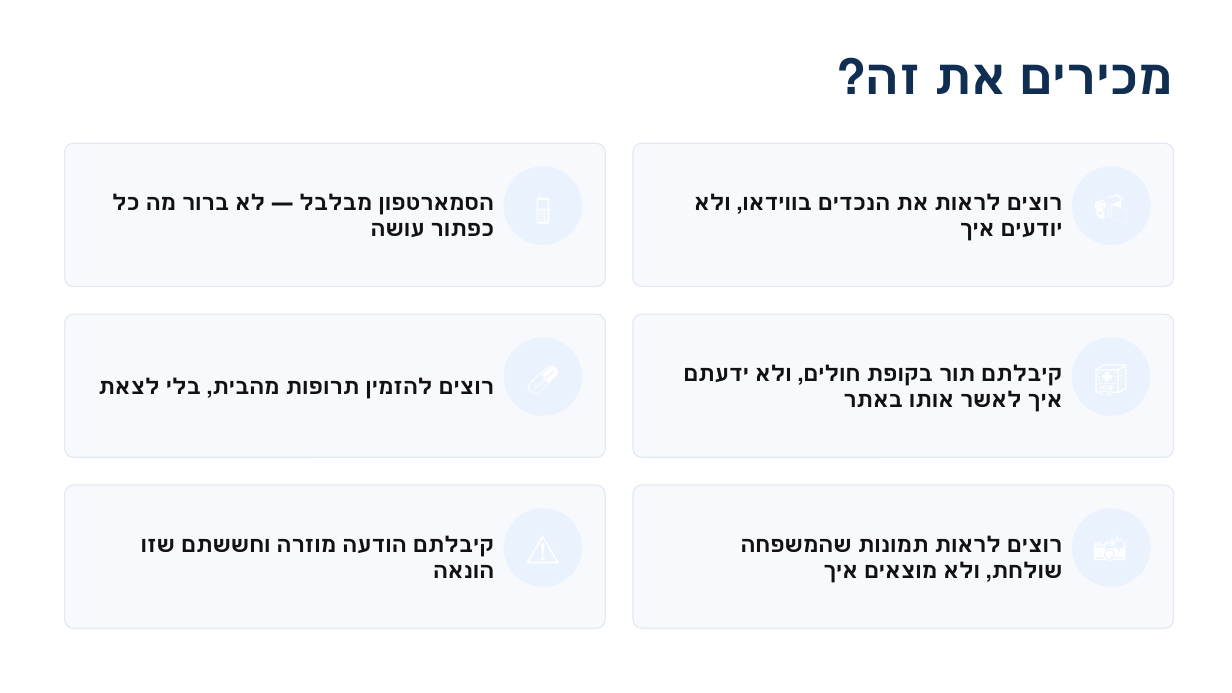
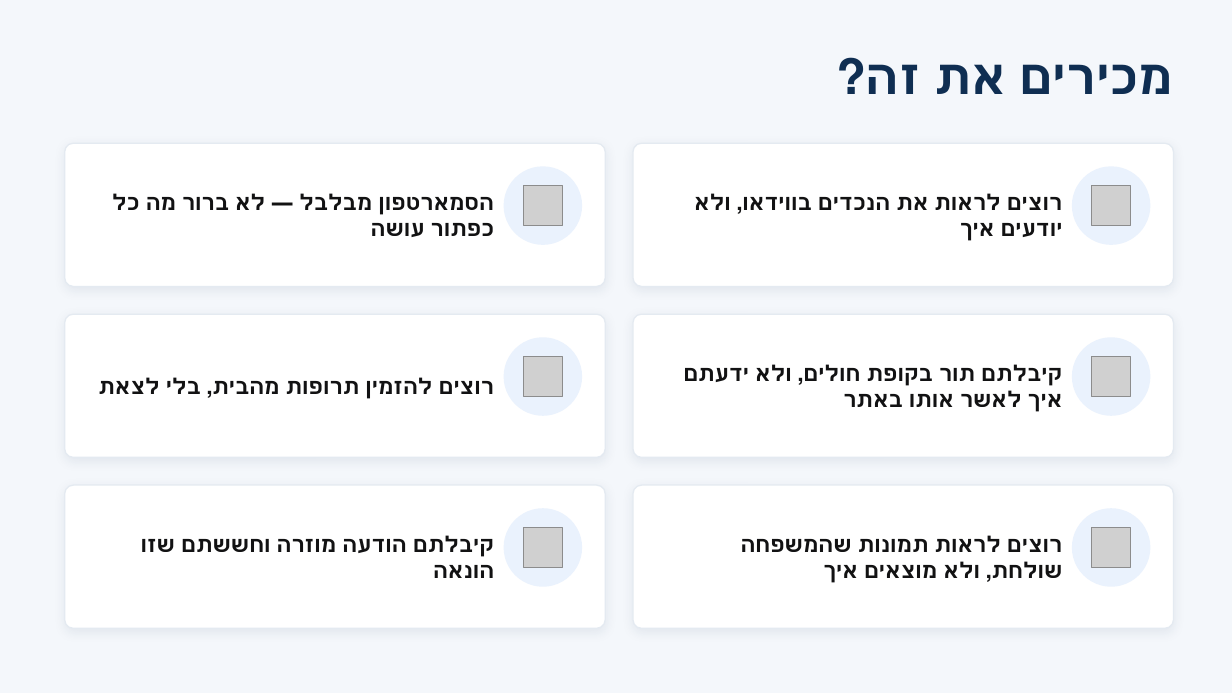
Before and after one commit to danaleeskunik/DanaTech, a slide deck: slide 2 of מצגת-טק-בגובה-העיניים.pptx. Drawn at 1232x693 pixels with LibreOffice and Linux fonts; fonts in the diff are those of the drawing; grey boxes stand for pictures. Boxes give left, top, right and bottom in pixels: in the first picture for what was removed or moved away, otherwise in the second. Text is boxed around its words. In the diff, an @@ line names an element or a change of style, - is before the commit and + after.

```diff
--- a/מצגת-טק-בגובה-העיניים.pptx
+++ b/מצגת-טק-בגובה-העיניים.pptx
@@ background #FFFFFF to #F4F7FB @@
@@ text in ellipse at box(504, 166, 582, 245): text removed @@
-📱
@@ text in ellipse at box(1072, 166, 1151, 245): text removed @@
-📹
@@ picture added at box(523, 186, 562, 225) @@
@@ picture added at box(1092, 186, 1130, 225) @@
@@ text in ellipse at box(504, 337, 582, 416): text removed @@
-💊
@@ picture added at box(523, 357, 562, 396) @@
@@ text in ellipse at box(1072, 337, 1151, 416): text removed @@
-🏥
@@ picture added at box(1092, 357, 1130, 396) @@
@@ text in ellipse at box(504, 508, 582, 587): text removed @@
-⚠
@@ fill #F7F9FC to #FFFFFF; shadow on in 6 elements at box(65, 143, 605, 287), box(633, 143, 1174, 287), box(65, 314, 605, 457), box(633, 314, 1174, 457), box(65, 485, 605, 628), box(633, 485, 1174, 628) @@
@@ text in ellipse at box(1072, 508, 1151, 587): text removed @@
-📸
@@ picture added at box(523, 528, 562, 567) @@
@@ picture added at box(1092, 528, 1130, 567) @@
```
Also in this commit, not shown: 3 other slides changed.
